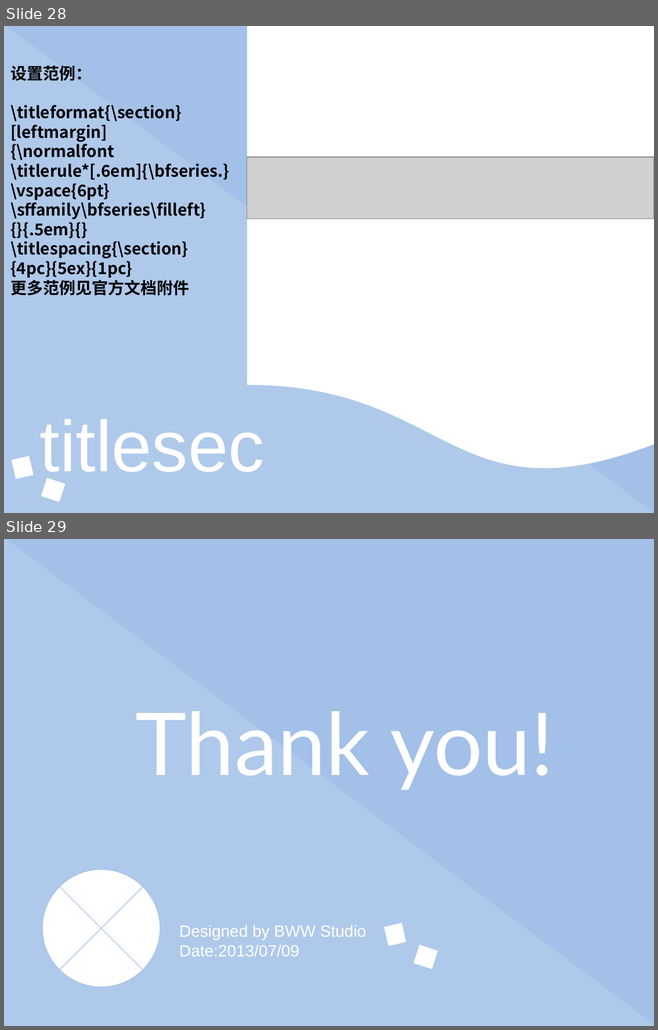
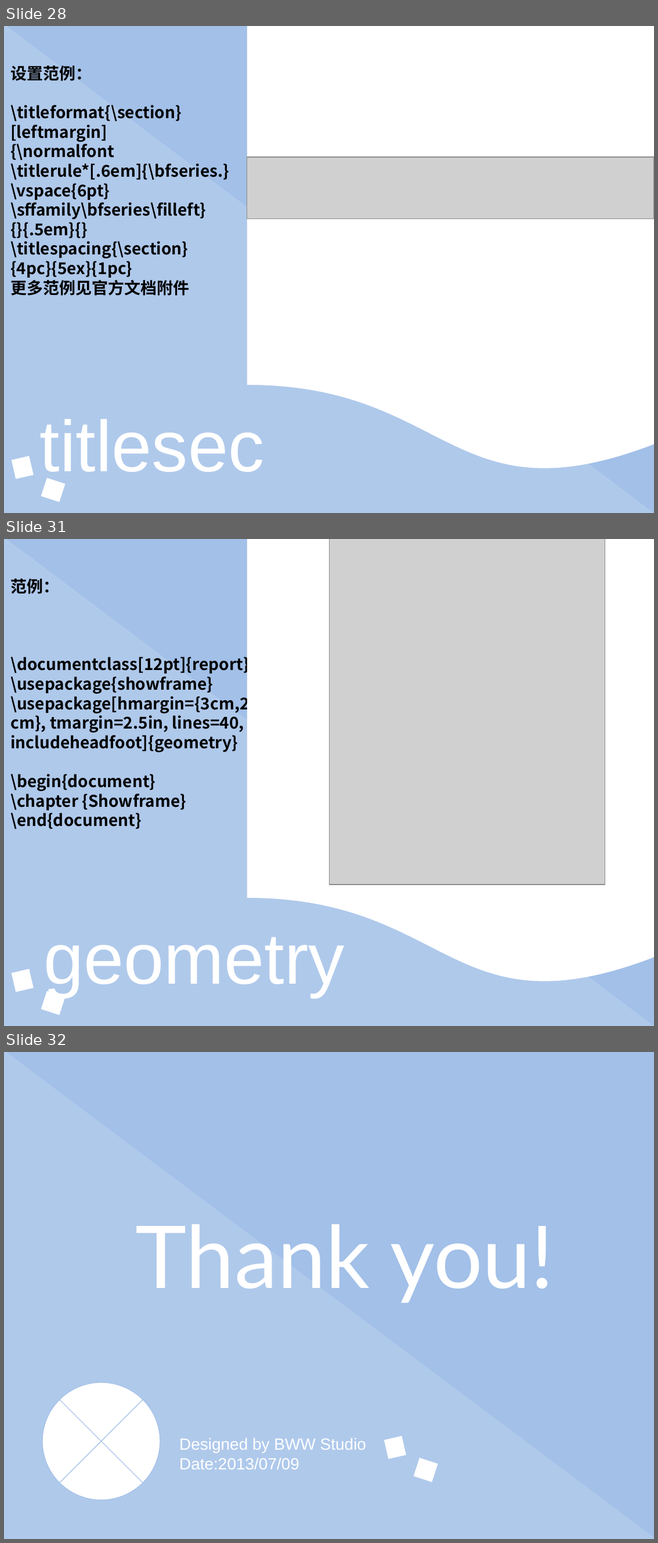
Before and after one commit to eesast/lectures, a slide deck: drafts/latex/常用宏包及其他高阶内容.pptx. Shown one above the other, each under a label of ours: slides 28 and 29 before the commit, slides 28, 31 and 32 after it; the slides between them are not shown. The pictures are 658x1030 and 658x1543 pixels, drawn with LibreOffice and Linux fonts; fonts in the diff are those of the drawing; grey boxes stand for pictures. Boxes give left, top, right and bottom in pixels: in the first picture for what was removed or moved away, otherwise in the second. Text is boxed around its words. In the diff, an @@ line names an element or a change of style, - is before the commit and + after.

Commit message:
geometry

```diff
--- a/drafts/latex/常用宏包及其他高阶内容.pptx
+++ b/drafts/latex/常用宏包及其他高阶内容.pptx
@@ slide 31 added at [4,539,654,1026], background #FFFFFF @@
@@ right triangle added at [4,539,654,1026], fill #A2C0E8 at 85% opacity @@
@@ right triangle added at [4,539,654,1026], fill #A2C0E8 @@
@@ flow chart document added at [247,539,654,987], fill #FFFFFF @@
@@ picture added at [329,539,605,885] @@
@@ text added at [10,578,249,829], 18 pt, text #000000, bold @@
+范例：
+\documentclass[12pt]{report}
+\usepackage{showframe}
+\usepackage[hmargin={3cm,2cm}, tmargin=2.5in, lines=40, includeheadfoot]{geometry}
+\begin{document}
+\chapter {Showframe}
+\end{document}
@@ rectangle added at [574,599,648,645], fill #FFFFFF, outline #FFFFFF 0.75 pt @@
@@ rectangle added at [574,804,648,850], fill #FFFFFF, outline #FFFFFF 0.75 pt @@
@@ text added at [43,937,344,997], 80 pt, text #FFFFFF @@
+geometry
@@ rectangle added at [11,969,33,992], fill #FFFFFF @@
@@ rectangle added at [41,991,65,1016], fill #FFFFFF @@
@@ what was slide 29 is now slide 32 @@
```
Also in this commit, not shown: 1 slide changed, 2 other slides added.
